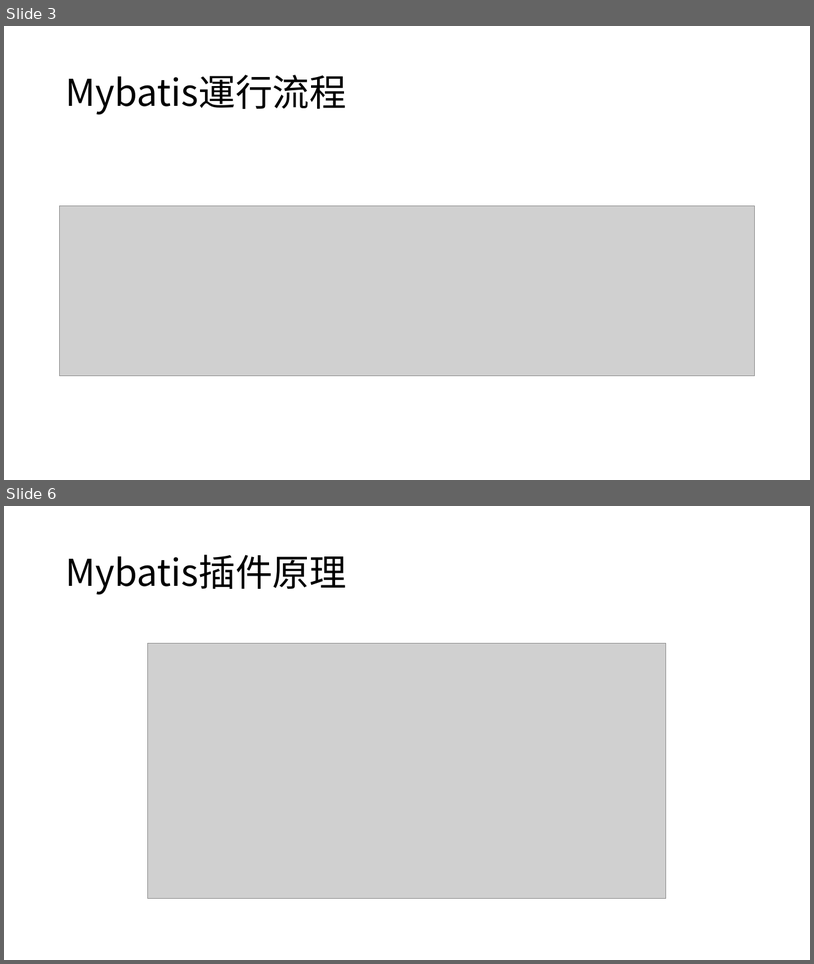
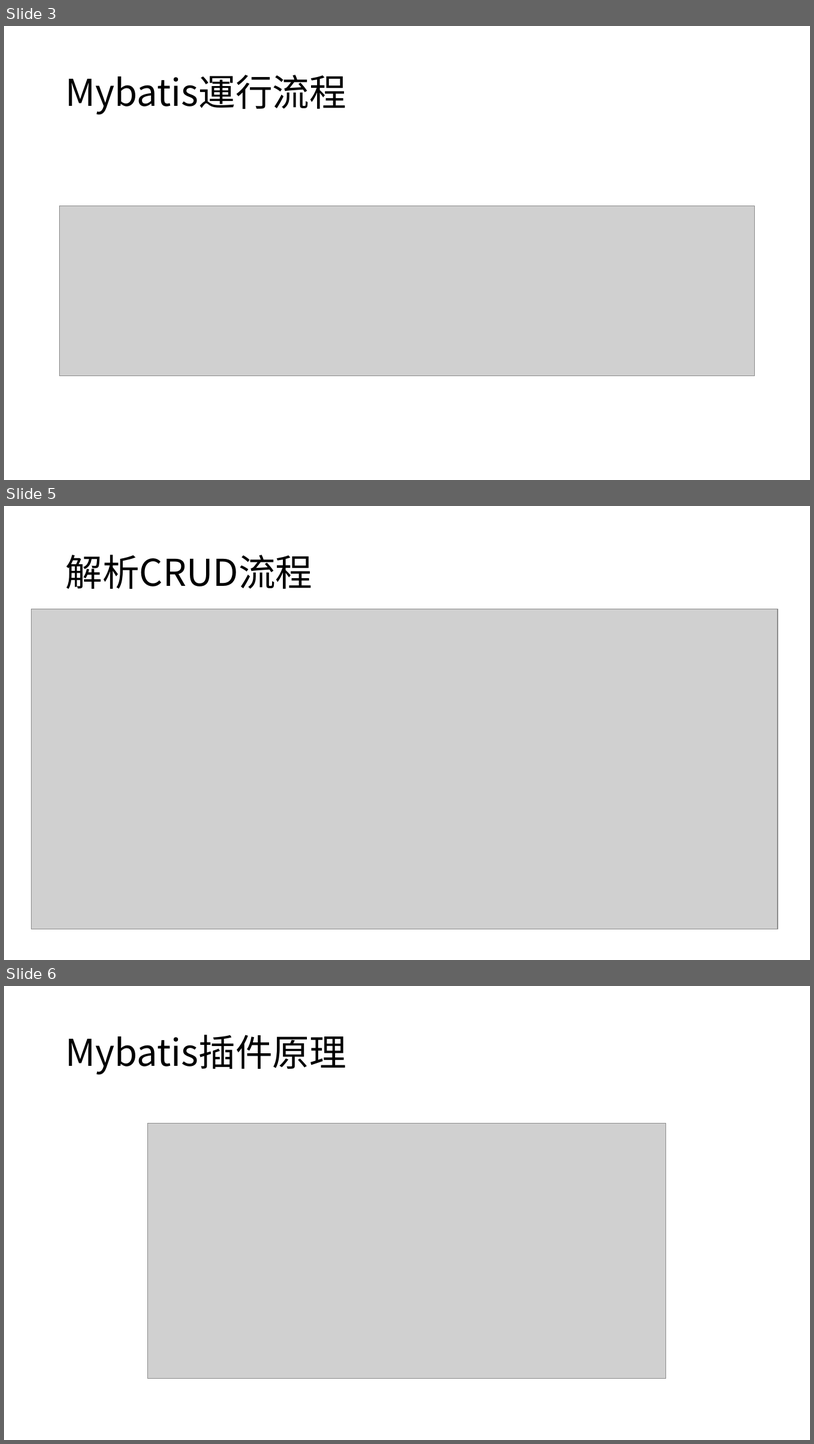
Before and after one commit to chenfuhai775/JavaStart, a slide deck: Mybatis流程.pptx. Shown one above the other, each under a label of ours: slides 3 and 6 before the commit, slides 3, 5 and 6 after it; the slides between them are not shown. The pictures are 814x964 and 814x1444 pixels, drawn with LibreOffice and Linux fonts; fonts in the diff are those of the drawing; grey boxes stand for pictures. Boxes give left, top, right and bottom in pixels: in the first picture for what was removed or moved away, otherwise in the second. Text is boxed around its words. In the diff, an @@ line names an element or a change of style, - is before the commit and + after.

```diff
--- a/Mybatis流程.pptx
+++ b/Mybatis流程.pptx
@@ slide 5 added at (4,506,810,960), background #FFFFFF @@
@@ title added at (65,555,312,589), 44 pt, text #000000 @@
+解析CRUD流程
@@ picture added at (31,609,779,929) @@
```
Also in this commit, not shown: 2 slides changed, 1 other slide added, 2 slides removed, 9 other files.
